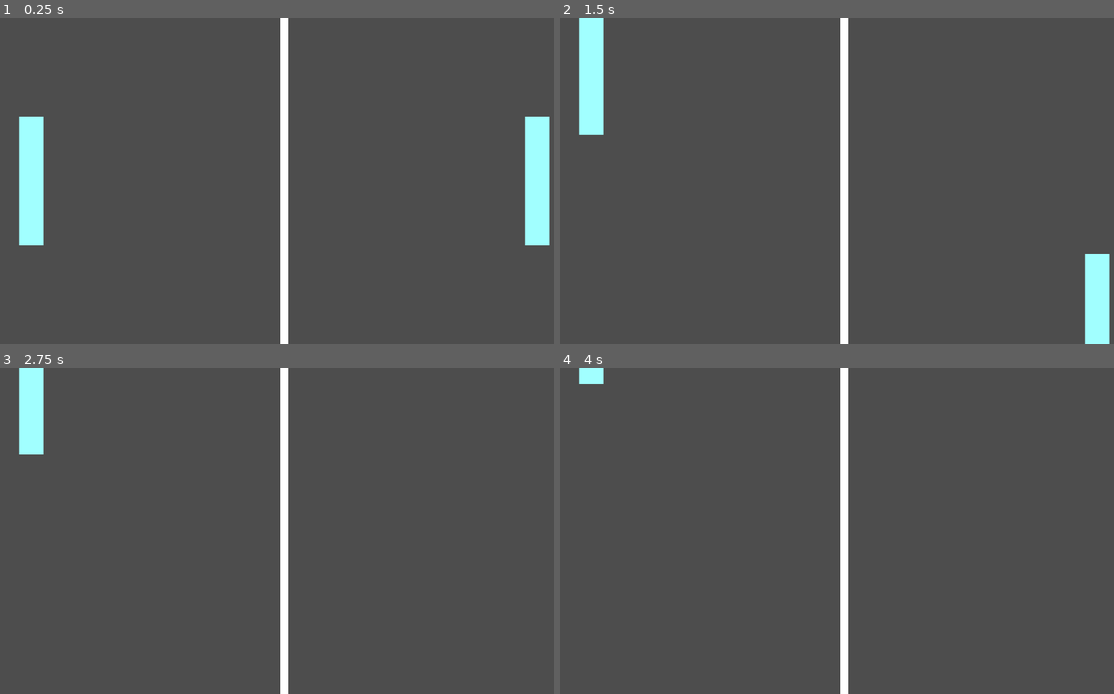
Above: before the commit, frames 1-4 (two rows, left to right).
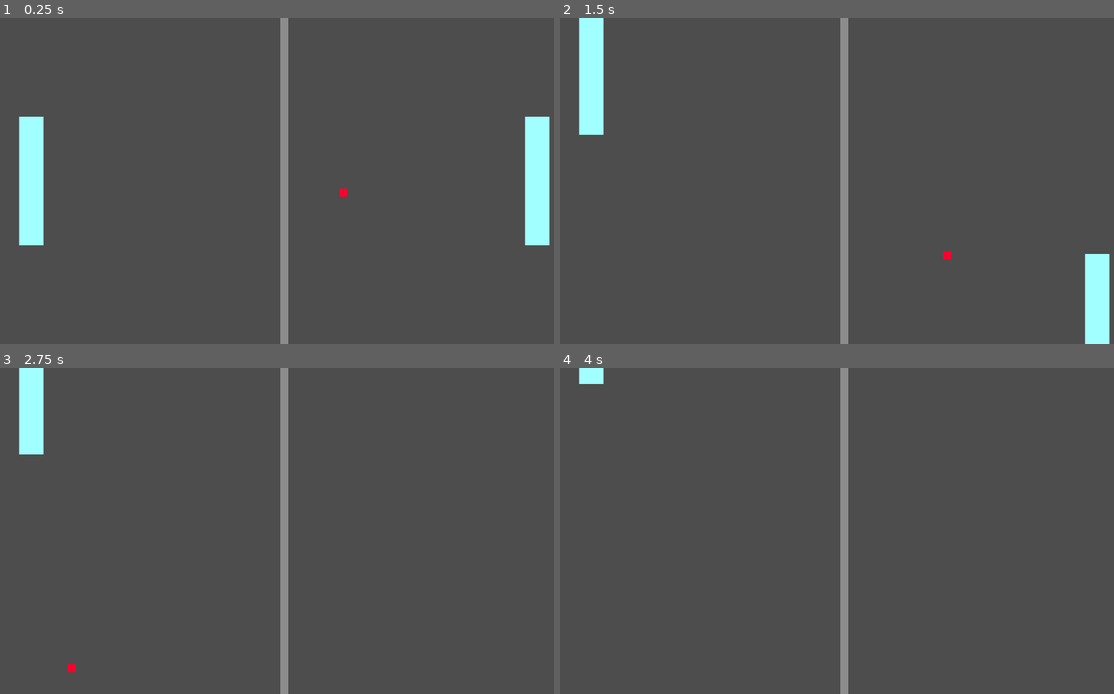
Above: after the commit, the same moments.

Repository: maxeeDev/pong
Game: Godot game, scene res://level/level.tscn
Two runs of this game, one before a commit and one after it. Both use one fixed random seed, a clock stepped at 60 frames per second and the inputs below.
Inputs:
- Up to frame 1 (0.25 s): no input
- Up to frame 2 (1.5 s): tap Enter at 0.5 s; hold W (player1_up) 0.53-1.28 s; hold Down (player2_down) 0.53-1.28 s; hold S (player1_down) from 1.28 s (still down); tap Up (player2_up) at 1.35 s
- Up to frame 3 (2.75 s): release S (player1_down) at 2.03 s; hold W (player1_up) from 2.03 s (still down); hold Down (player2_down) from 2.03 s (still down)
- Up to frame 4 (4 s): release Down (player2_down) at 2.78 s; tap Up (player2_up) at 2.85 s; tap Space at 3.5 s; release W (player1_up) at 3.53 s; hold S (player1_down) from 3.53 s (still down); hold Down (player2_down) from 3.53 s (still down)

The runs differ from the first frame. In frame 1, 1.5% of the frame differs, in the area x 50-63%, y 0-100%; in frame 2, 1.5%, in the area x 50-71%, y 0-100%; in frame 3, 1.5%; in frame 4, 1.4%.

Commit message:
Add a ball that moves around the playfield and bounces off of the paddles and walls.

Diff:
--- /dev/null
+++ b/ball/ball.gd
@@ -0,0 +1 @@
+extends RigidBody2D
--- /dev/null
+++ b/ball/ball.tscn
@@ -0,0 +1,28 @@
+[gd_scene load_steps=4 format=3 uid="uid://bb2hrwta1smw"]
+
+[ext_resource type="Script" uid="uid://d2kmenvd8hxho" path="res://ball/ball.gd" id="1_6plaf"]
+
+[sub_resource type="PhysicsMaterial" id="PhysicsMaterial_6plaf"]
+friction = 0.0
+bounce = 1.0
+
+[sub_resource type="RectangleShape2D" id="RectangleShape2D_6plaf"]
+size = Vector2(16, 16)
+
+[node name="Ball" type="RigidBody2D"]
+physics_material_override = SubResource("PhysicsMaterial_6plaf")
+gravity_scale = 0.0
+linear_velocity = Vector2(500, 100)
+linear_damp_mode = 1
+angular_damp_mode = 1
+script = ExtResource("1_6plaf")
+
+[node name="ColorRect" type="ColorRect" parent="."]
+offset_left = -8.0
+offset_top = -8.0
+offset_right = 8.0
+offset_bottom = 8.0
+color = Color(1, 0, 0.176471, 1)
+
+[node name="CollisionShape2D" type="CollisionShape2D" parent="."]
+shape = SubResource("RectangleShape2D_6plaf")
--- a/level/divider.tscn
+++ b/level/divider.tscn
@@ -7,3 +7,4 @@
 offset_top = -324.0
 offset_right = 8.0
 offset_bottom = 324.0
+color = Color(1, 1, 1, 0.356863)
--- a/level/level.tscn
+++ b/level/level.tscn
@@ -1,10 +1,14 @@
-[gd_scene load_steps=4 format=3 uid="uid://cb1fdgv1qmlnl"]
+[gd_scene load_steps=5 format=3 uid="uid://cb1fdgv1qmlnl"]
 
 [ext_resource type="PackedScene" uid="uid://dfiskwbdoftdv" path="res://level/wall.tscn" id="1_7lnir"]
 [ext_resource type="PackedScene" uid="uid://db8s4skx4jok2" path="res://level/divider.tscn" id="2_5gx2l"]
 [ext_resource type="PackedScene" uid="uid://1r0sbafi8hfx" path="res://player/player.tscn" id="3_qohg2"]
+[ext_resource type="PackedScene" uid="uid://bb2hrwta1smw" path="res://ball/ball.tscn" id="4_vkbyq"]
 
 [node name="Level" type="Node2D"]
+
+[node name="Ball" parent="." instance=ExtResource("4_vkbyq")]
+position = Vector2(576, 324)
 
 [node name="UpperWall" parent="." instance=ExtResource("1_7lnir")]
 position = Vector2(560, -24)
--- a/level/wall.tscn
+++ b/level/wall.tscn
@@ -3,7 +3,7 @@
 [sub_resource type="RectangleShape2D" id="RectangleShape2D_7svay"]
 size = Vector2(1216, 48)
 
-[node name="Wall" type="Area2D"]
+[node name="Wall" type="StaticBody2D"]
 
 [node name="ColorRect" type="ColorRect" parent="."]
 offset_left = -608.0
Not shown, added: ball/ball.gd.uid
